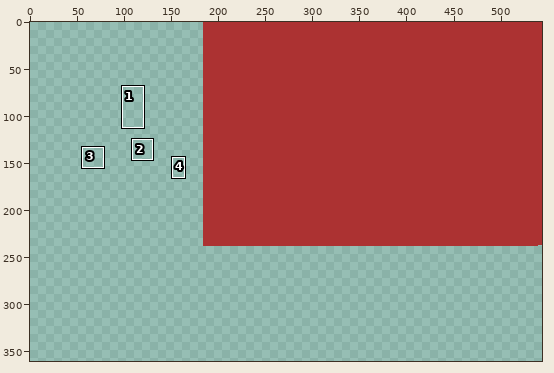
Two versions of one pixel-art file, art/items/pond.aseprite. The first picture is a wide view before the edit; the outline marks the close-up.
Close-up. Before the commit:
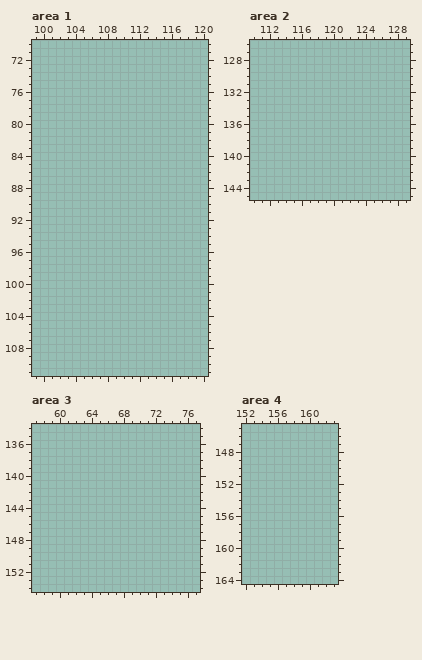
544x360 pixels, 1 frame. Colours within 5 levels of each other are drawn and written as one. Shown: area 1: x 99..120, y 70..111; area 2: x 110..129, y 126..145; area 3: x 57..77, y 134..154; area 4: x 152..163, y 145..164. The commit also changed other parts of the picture, which this record leaves out.
After:
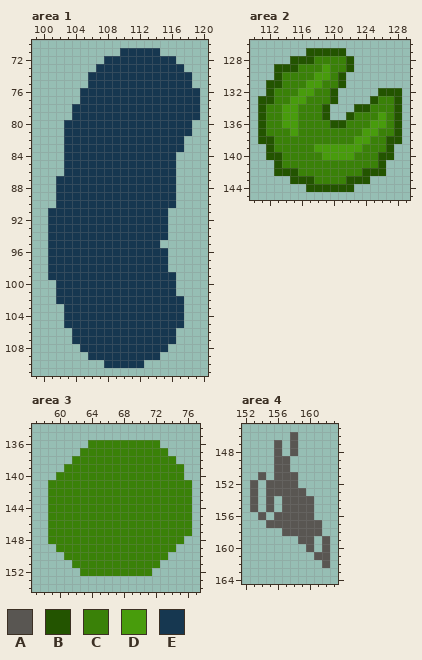
Palette (. is transparent): A #595652  B #235400  C #3a8108  D #489c0c  E #163750
Change:
Changed rows in their new state; - is an unchanged pixel.
Area 1:
first column x 101:
 71 ---------EEEEE-----
 72 -------EEEEEEEEE---
 73 ------EEEEEEEEEEE--
 74 -----EEEEEEEEEEEEE-
 75 -----EEEEEEEEEEEEE-
 76 ----EEEEEEEEEEEEEEE
 77 ----EEEEEEEEEEEEEEE
 78 ---EEEEEEEEEEEEEEEE
 79 ---EEEEEEEEEEEEEEEE
 80 --EEEEEEEEEEEEEEEE-
 81 --EEEEEEEEEEEEEEEE-
 82 --EEEEEEEEEEEEEEE--
 83 --EEEEEEEEEEEEEEE--
 84 --EEEEEEEEEEEEEE---
 85 --EEEEEEEEEEEEEE---
 86 --EEEEEEEEEEEEEE---
 87 -EEEEEEEEEEEEEEE---
 88 -EEEEEEEEEEEEEEE---
 89 -EEEEEEEEEEEEEEE---
 90 -EEEEEEEEEEEEEEE---
 91 EEEEEEEEEEEEEEE----
 92 EEEEEEEEEEEEEEE----
 93 EEEEEEEEEEEEEEE----
 94 EEEEEEEEEEEEEEE----
 95 EEEEEEEEEEEEEE-----
 96 EEEEEEEEEEEEEEE----
 97 EEEEEEEEEEEEEEE----
 98 EEEEEEEEEEEEEEE----
 99 EEEEEEEEEEEEEEEE---
100 -EEEEEEEEEEEEEEE---
101 -EEEEEEEEEEEEEEE---
102 -EEEEEEEEEEEEEEEE--
103 --EEEEEEEEEEEEEEE--
104 --EEEEEEEEEEEEEEE--
105 --EEEEEEEEEEEEEEE--
106 ---EEEEEEEEEEEEE---
107 ---EEEEEEEEEEEEE---
108 ----EEEEEEEEEEE----
109 -----EEEEEEEEE-----
110 -------EEEEE-------
Area 2:
first column x 111:
127 ------BBBBB-------
128 ----BBBCCCCB------
129 --BBBCCCDCCB------
130 --BCCCCDDCB-------
131 -BBCCCDDCCB-------
132 -BCCCDDCCB-----BBB
133 BBCCDDCCCB----BCCB
134 BCCDDCCCB---BBCCCB
135 BCCDDCCCB--BCCCDCB
136 BCCDDCCCCBBCCCDDCB
137 BCCCDCCCCCCCCDDCCB
138 BBCCCCCCCCCCDDCCBB
139 -BCCCCCDDDDDDCCCB-
140 -BBCCCCCDDDDCCCBB-
141 --BCCCCCCCCCCCCB--
142 --BBBCCCCCCCCBBB--
143 ----BBBCCCCBBB----
144 ------BBBBBB------
Area 3:
first column x 59:
136 -----CCCCCCCCC----
137 ----CCCCCCCCCCC---
138 ---CCCCCCCCCCCCC--
139 --CCCCCCCCCCCCCCC-
140 -CCCCCCCCCCCCCCCC-
141 CCCCCCCCCCCCCCCCCC
142 CCCCCCCCCCCCCCCCCC
143 CCCCCCCCCCCCCCCCCC
144 CCCCCCCCCCCCCCCCCC
145 CCCCCCCCCCCCCCCCCC
146 CCCCCCCCCCCCCCCCCC
147 CCCCCCCCCCCCCCCCCC
148 CCCCCCCCCCCCCCCCC-
149 -CCCCCCCCCCCCCCC--
150 --CCCCCCCCCCCCC---
151 ---CCCCCCCCCCC----
152 ----CCCCCCCCC-----
Area 4:
first column x 153:
146 -----A----
147 ---A-A----
148 ---A-A----
149 ---AA-----
150 ---AA-----
151 -A-AAA----
152 A-AAAA----
153 A-AAAAA---
154 A-A-AAAA--
155 A-A-AAAA--
156 -A-AAAAA--
157 --AAAAAAA-
158 ----AAAAA-
159 ------AA-A
160 -------A-A
161 --------AA
162 ---------A
